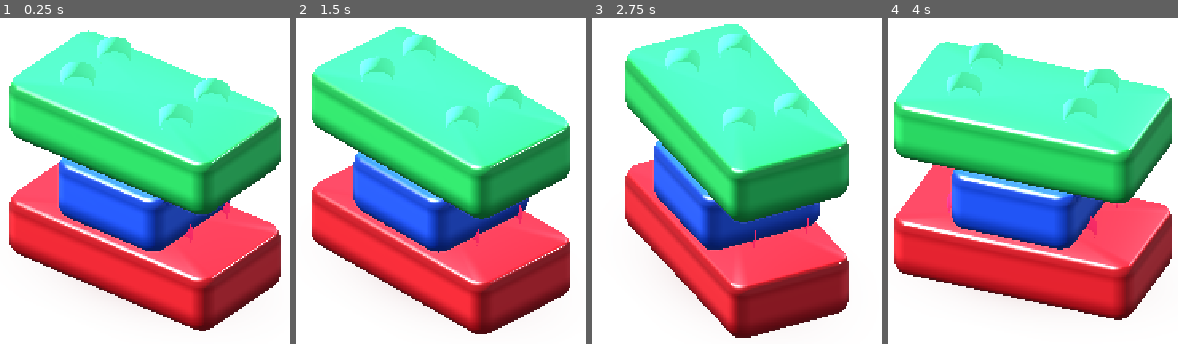
Above: before the commit, frames 1-4 (left to right).
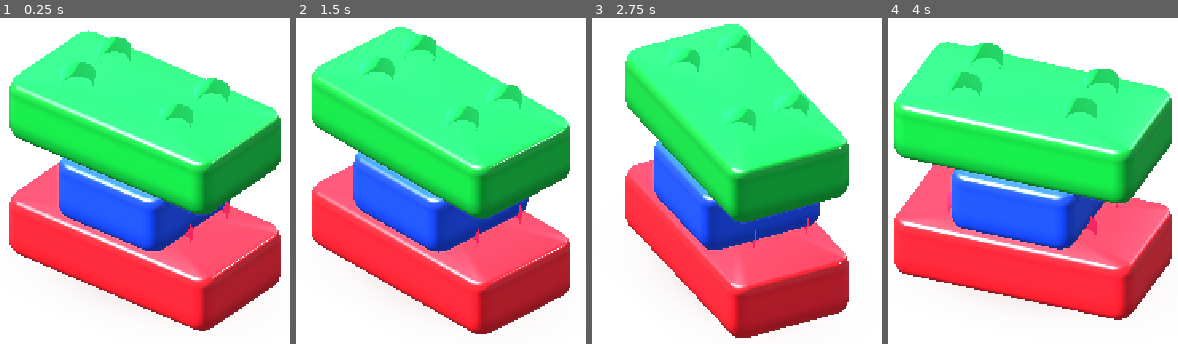
Above: after the commit, the same moments.

Repository: dbrckk/Jelly-bricks
Game: Godot game, scene res://prototypes/single_brick/three_stack.tscn
Two runs of this game, one before a commit and one after it. Both use one fixed random seed, a clock stepped at 60 frames per second and the inputs below. This scene is started directly instead of the project's main scene.
Inputs (mouse positions are in pixels of both pictures, inside the frame that each line leads up to):
- Up to frame 1 (0.25 s): no input
- Up to frame 2 (1.5 s): tap Enter at 0.5 s; move the mouse to (539, 128) at 0.52 s; click (539, 128) at 0.67 s; tap Space at 1.25 s; drag from (351, 207) to (417, 327) at 1.27 s
- Up to frame 3 (2.75 s): tap Enter at 2 s; move the mouse to (outside the picture) at 2.02 s; click (outside the picture) at 2.17 s
- Up to frame 4 (4 s): tap Space at 2.75 s; drag from (1009, 327) to (896, 47) at 2.77 s; tap Enter at 3.5 s; move the mouse to (1169, 288) at 3.52 s; click (1169, 288) at 3.67 s

The runs differ from the first frame. In frame 1, 42% of the frame differs, in the area x 3-97%, y 3-97%; in frame 2, 40%; in frame 3, 37%; in frame 4, 45%, in the area x 2-98%, y 7-93%.

Commit message:
prototype: synchronous wet-gel core, clearcoat and studs with damped surface ripple and OpenGL QA

Diff:
--- a/native-godot/prototypes/single_brick/scene.gd
+++ b/native-godot/prototypes/single_brick/scene.gd
@@ -57,7 +57,7 @@
     var fill := DirectionalLight3D.new()
     fill.name = "CoolFill"
     fill.light_color = Color("#d1e5ff")
-    fill.light_energy = 0.48
+    fill.light_energy = 0.28
     fill.position = Vector3(5.0, 5.0, -5.0)
     add_child(fill)
     fill.look_at(Vector3(1.0, 0.35, 0.5))
@@ -134,6 +134,7 @@
     wet_coat.mesh = shell.mesh
     wet_coat.material_override = ShaderMaterial.new()
     wet_coat.material_override.shader = COAT
+    wet_coat.material_override.set_shader_parameter("brick_extent", Vector2(2.0, 1.0))
     wet_coat.position = Vector3(-0.006, -0.008, -0.004)
     wet_coat.scale = Vector3(1.006, 1.012, 1.008)
     wet_coat.cast_shadow = GeometryInstance3D.SHADOW_CASTING_SETTING_OFF
@@ -190,6 +191,16 @@
     brick_root.rotation_degrees.z = bend * 3.8
     gel_material.set_shader_parameter("deformation", amount)
     gel_material.set_shader_parameter("tilt_energy", bend)
+    gel_material.set_shader_parameter("ripple_energy", amount * 0.72)
+    gel_material.set_shader_parameter("ripple_phase", elapsed * 21.0)
+    var coating: ShaderMaterial = wet_coat.material_override as ShaderMaterial
+    coating.set_shader_parameter("deformation", amount)
+    coating.set_shader_parameter("tilt_energy", bend)
+    coating.set_shader_parameter("ripple_energy", amount * 0.72)
+    coating.set_shader_parameter("ripple_phase", elapsed * 21.0)
+    # Studs share the compression and follow the upper crown, so they do
+    # not appear to float during a hard contact.
+    studs.scale.y = 1.0 - amount * 0.19
     contact_material.set_shader_parameter("intensity",
         clampf(.65 - raise * .42 + amount * .18, .12, .90))
 
--- a/native-godot/prototypes/single_brick/three_stack.gd
+++ b/native-godot/prototypes/single_brick/three_stack.gd
@@ -31,9 +31,16 @@
             shell_part.mesh = _corrected_studio_mesh(1)
             var highlight: MeshInstance3D = layer.get_node("ThinOpticalClearcoat")
             highlight.mesh = shell_part.mesh
+        var coat: MeshInstance3D = layer.get_node("ThinOpticalClearcoat")
+        var coat_paint: ShaderMaterial = wet_coat.material_override.duplicate() as ShaderMaterial
+        coat_paint.set_shader_parameter("brick_extent",
+            Vector2(1.0, 1.0) if i == 1 else Vector2(2.0, 1.0))
+        coat.material_override = coat_paint
         var paint: ShaderMaterial = gel_material.duplicate() as ShaderMaterial
+        paint.set_shader_parameter("brick_extent",
+            Vector2(1.0, 1.0) if i == 1 else Vector2(2.0, 1.0))
         paint.set_shader_parameter("pigment",
-            Color("#275bf8") if i == 1 else Color("#30d969"))
+            Color("#234bdc") if i == 1 else Color("#1cad40"))
         shell_part.material_override = paint
         paints.append(paint)
         var caps: MultiMeshInstance3D = layer.get_node("ActualFourMoldedStuds")
@@ -46,7 +53,7 @@
                         Vector3(0.5, 0.18944, 0.265 if lane == 0 else 0.735)))
             caps.multimesh = short_studs
         var caps_mat: StandardMaterial3D = studs.material_override.duplicate() as StandardMaterial3D
-        caps_mat.albedo_color = Color("#4270fa") if i == 1 else Color("#44e987")
+        caps_mat.albedo_color = Color("#3360ea") if i == 1 else Color("#24c251")
         caps.material_override = caps_mat
         stud_paints.append(caps_mat)
     # The base is the fixed support and the upper brick travels down.
@@ -95,7 +102,19 @@
         root_layer.rotation_degrees.z = sway * (3.8 if i == 2 else (2.3 if i == 1 else 0.9))
         paints[i].set_shader_parameter("deformation", squash_amount)
         paints[i].set_shader_parameter("tilt_energy", sway * 0.48)
-        # Both the shell and its highlights follow the same root transform.
+        var ripple_strength: float = impulse * (0.85 if i == 2 else 0.56)
+        var phase: float = fposmod(maxf(dt_wave, 0.0) * 18.0, TAU)
+        paints[i].set_shader_parameter("ripple_energy", ripple_strength)
+        paints[i].set_shader_parameter("ripple_phase", phase)
+        var coat_mesh: MeshInstance3D = root_layer.get_node("ThinOpticalClearcoat")
+        var coat_paint: ShaderMaterial = coat_mesh.material_override as ShaderMaterial
+        coat_paint.set_shader_parameter("deformation", squash_amount)
+        coat_paint.set_shader_parameter("tilt_energy", sway * 0.48)
+        coat_paint.set_shader_parameter("ripple_energy", ripple_strength)
+        coat_paint.set_shader_parameter("ripple_phase", phase)
+        var layer_studs: MultiMeshInstance3D = root_layer.get_node("ActualFourMoldedStuds")
+        layer_studs.scale.y = 1.0 - squash_amount * 0.19
+        # The shell, studs and highlight respond to the same impulse.
     phase_name = "contact" if elapsed >= CONTACT_AT and elapsed < 1.15 else "stack"
 
 func sample_stack(state: String) -> void:
--- a/native-godot/prototypes/single_brick/three_stack_capture.gd
+++ b/native-godot/prototypes/single_brick/three_stack_capture.gd
@@ -33,6 +33,26 @@
             quit(1)
             return false
         stage.set_stack_time(0.76)
+        var actual_paint: ShaderMaterial = stage.paints[2]
+        var top_coat: ShaderMaterial = stage.layers[2].get_node(
+            "ThinOpticalClearcoat").material_override as ShaderMaterial
+        var actual_squash: float = float(actual_paint.get_shader_parameter("deformation"))
+        if actual_squash <= 0.0 or absf(actual_squash -
+                float(top_coat.get_shader_parameter("deformation"))) > 0.0001:
+            push_error("Impact skin detached from compressed core")
+            quit(1)
+            return false
+        var shell_ripple: float = float(actual_paint.get_shader_parameter("ripple_energy"))
+        if shell_ripple <= 0.0 or absf(shell_ripple -
+                float(top_coat.get_shader_parameter("ripple_energy"))) > 0.0001:
+            push_error("Ripple energy not shared by the colored body and reflective skin")
+            quit(1)
+            return false
+        if absf(stage.layers[2].get_node("ActualFourMoldedStuds").scale.y -
+                (1.0 - actual_squash * 0.19)) > 0.0001:
+            push_error("Studs did not compress with underlying gel")
+            quit(1)
+            return false
         if stage.layer_energy[2] <= 0.01 or stage.layer_energy[1] > 0.001                 or stage.layer_energy[0] > 0.001:
             push_error("Upper layer impulse must precede support response")
             quit(1)
--- a/native-godot/prototypes/single_brick/wet_coat.gdshader
+++ b/native-godot/prototypes/single_brick/wet_coat.gdshader
@@ -2,9 +2,29 @@
 render_mode unshaded, blend_add, depth_draw_never, cull_back;
 uniform vec4 light_color : source_color = vec4(1.0, 0.98, 0.95, 1.0);
 uniform float coat_strength : hint_range(0.0, 1.0) = 0.60;
+// Match the underlying gel vertex deformation exactly. Without this, the
+// transparent highlight floats above the shrinking body during an impact.
+uniform float deformation : hint_range(0.0, 1.0) = 0.0;
+uniform float tilt_energy : hint_range(-1.0, 1.0) = 0.0;
+uniform float ripple_energy : hint_range(0.0, 1.0) = 0.0;
+uniform float ripple_phase : hint_range(0.0, 6.283) = 0.0;
+uniform vec2 brick_extent = vec2(2.0, 1.0);
 varying vec3 local_position;
 
 void vertex() {
+    float w = clamp((VERTEX.y - 0.055) / 0.76, 0.0, 1.0);
+    float compressed = 1.0 - deformation * 0.19;
+    vec2 away = VERTEX.xz - brick_extent * 0.5;
+    VERTEX.xz += away * deformation * 0.10 * (1.0 - w * 0.45);
+    VERTEX.y = 0.055 + (VERTEX.y - 0.055) * compressed;
+    VERTEX.x += tilt_energy * w * w * 0.11;
+    // Short, spatially traveling deformation around the top wall.
+    // The same spring drives coat and core; only the affected top 65%
+    // ripples. Rest is exactly zero. No texture or physics allocation.
+    float crest = sin(VERTEX.x * 8.0 - ripple_phase) *
+        cos(VERTEX.z * 5.2 + ripple_phase * 0.35);
+    float envelope = smoothstep(0.31, 0.82, w);
+    VERTEX.y += ripple_energy * crest * envelope * 0.026;
     local_position = VERTEX;
 }
 void fragment() {
--- a/native-godot/prototypes/single_brick/wet_gel.gdshader
+++ b/native-godot/prototypes/single_brick/wet_gel.gdshader
@@ -7,6 +7,8 @@
 uniform float gel_alpha : hint_range(0.45, 0.98) = 0.93;
 uniform float deformation : hint_range(0.0, 1.0) = 0.0;
 uniform float tilt_energy : hint_range(-1.0, 1.0) = 0.0;
+uniform float ripple_energy : hint_range(0.0, 1.0) = 0.0;
+uniform float ripple_phase : hint_range(0.0, 6.283) = 0.0;
 uniform vec2 brick_extent = vec2(2.0, 1.0);
 uniform float highlights : hint_range(0.0, 1.0) = 0.78;
 uniform float stud_mode : hint_range(0.0, 1.0) = 0.0;
@@ -23,6 +25,13 @@
     // Small lag concentrated on the upper body; physical pose remains
     // defined by the animation, not perturbed saved-grid coordinates.
     VERTEX.x += tilt_energy * w * w * 0.11;
+    // Short, spatially traveling deformation around the top wall.
+    // The same spring drives coat and core; only the affected top 65%
+    // ripples. Rest is exactly zero. No texture or physics allocation.
+    float crest = sin(VERTEX.x * 8.0 - ripple_phase) *
+        cos(VERTEX.z * 5.2 + ripple_phase * 0.35);
+    float envelope = smoothstep(0.31, 0.82, w);
+    VERTEX.y += ripple_energy * crest * envelope * 0.026;
     local_point = VERTEX;
 }
 
@@ -39,10 +48,22 @@
     float foot = 1.0 - smoothstep(0.085, 0.215, local_point.y);
     float internal_window = smoothstep(0.12, 0.26, local_point.y) *
         (1.0 - smoothstep(0.39, 0.51, local_point.y));
-    vec3 deep_dye = pigment.rgb * mix(0.38, 0.85, crown);
-    vec3 luminous = mix(pigment.rgb, vec3(1.0, 0.95, 0.90), 0.23);
-    vec3 optical = deep_dye + luminous * (body_wall * internal_window * 0.15);
-    optical *= 1.0 - grazing * 0.20 - foot * 0.13;
+    // Depth-biased colored transmission (not an alpha trick): a strong
+    // dyed outline contains a lighter but still pigmented gelatin interior.
+    // The short path through the upper crown is brightest, while the
+    // thicker walls and support meniscus attenuate via Beer-like absorption.
+    float thickness = mix(0.33, 1.0, body_wall);
+    float path_length = thickness * (1.0 + grazing * 0.58 +
+        foot * 0.30);
+    float attenuation = exp(-0.52 * path_length);
+    vec3 base_dye = pigment.rgb * mix(0.62, 1.02, crown);
+    vec3 subsurface = pigment.rgb * (0.15 +
+        0.32 * attenuation * internal_window * body_wall);
+    // Keep highly saturated reds/blues/greens rather than mixing white
+    // directly into ALBEDO on wide faces.
+    vec3 optical = base_dye * mix(0.60, 0.98, attenuation) +
+        subsurface * 0.43;
+    optical *= 1.0 - grazing * 0.10 - foot * 0.10;
 
     // Two bounded photographic softboxes reflected in the actual normal,
     // not a fixed texture painted onto the wall. Highlights keep dye tint.
Binary file added: native-godot/prototypes/single_brick/renders/v2-stack-approach.png
Binary file added: native-godot/prototypes/single_brick/renders/v2-stack-contact.png
Binary file added: native-godot/prototypes/single_brick/renders/v2-stack-rest.png
Binary file added: native-godot/prototypes/single_brick/renders/v2-stack-settled.png
Binary file added: native-godot/prototypes/single_brick/renders/v2-stack-wave.png
Not shown, added: native-godot/prototypes/single_brick/OPTICS_V2.md
